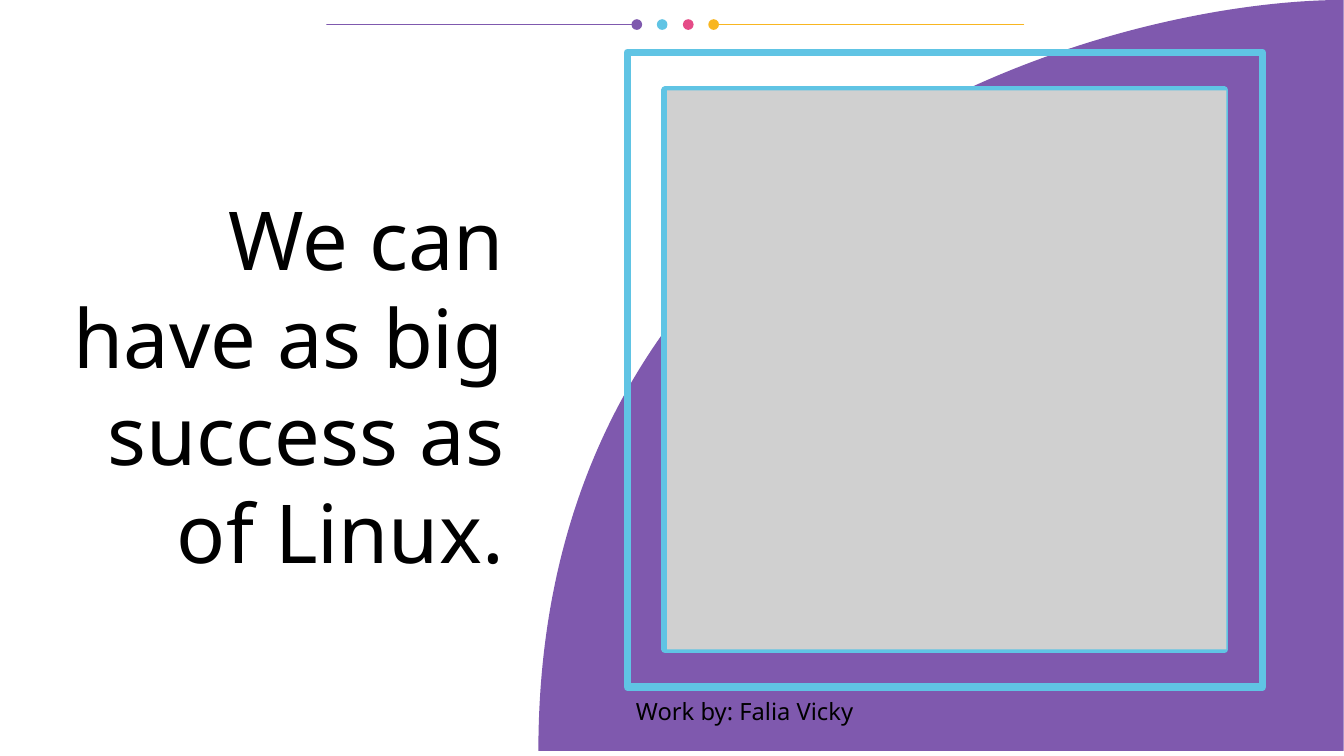
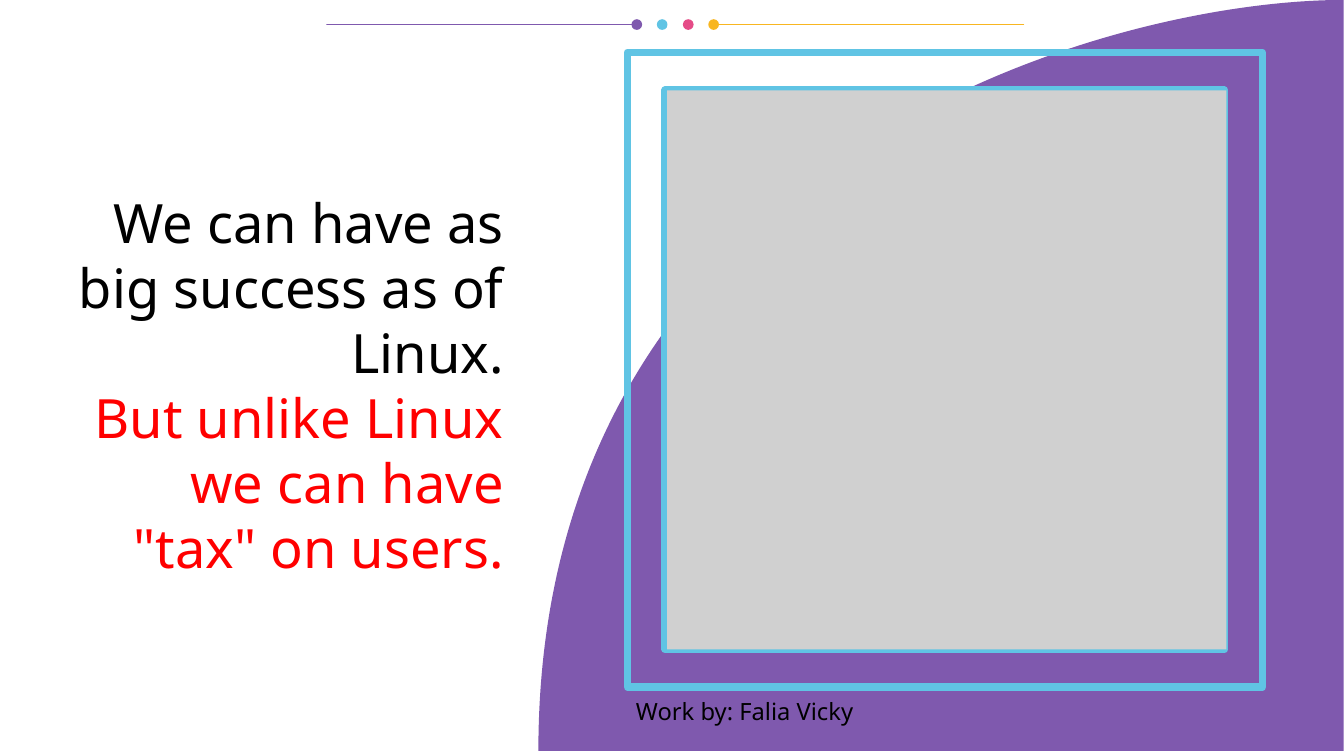
Before and after one commit to vporton/icp-package-manager, a slide deck: slide 10 of docs/presentation.odp. Drawn at 1344x756 pixels with LibreOffice and Linux fonts; fonts in the diff are those of the drawing; grey boxes stand for pictures. Boxes give left, top, right and bottom in pixels: in the first picture for what was removed or moved away, otherwise in the second. Text is boxed around its words. In the diff, an @@ line names an element or a change of style, - is before the commit and + after.

```diff
--- a/docs/presentation.odp
+++ b/docs/presentation.odp
@@ title at bbox=[79, 201, 504, 569]: text changed; size 48 to 32 pt; text colour #000000 to #FF0000 @@
-We can have as big success as of Linux.
+We can have as big success as of Linux.
+But unlike Linux we can have "tax" on users.
```
Also in this commit, not shown: 5 other files.
